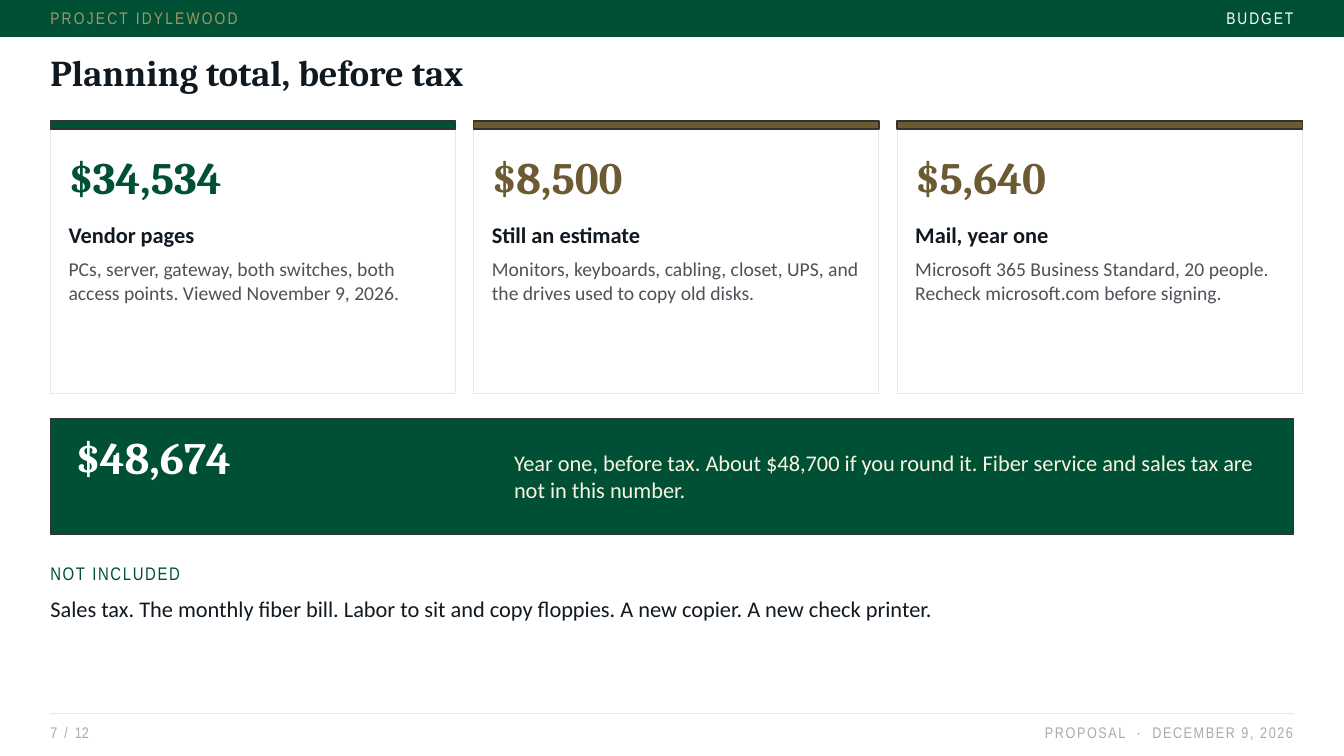
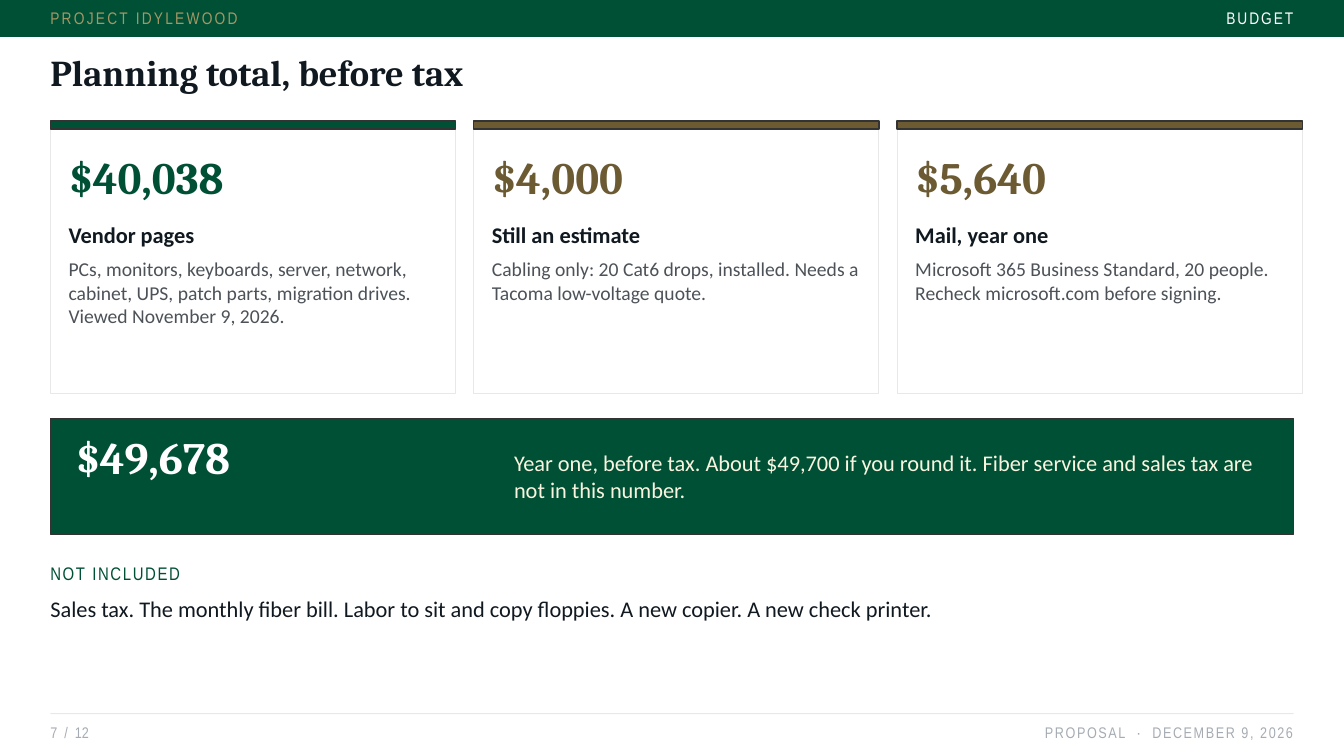
Before and after one commit to jxstjoeii/project-idylewood, a slide deck: slide 7 of slides/Project-Idylewood-Proposal.pptx. Drawn at 1344x756 pixels with LibreOffice and Linux fonts; fonts in the diff are those of the drawing. Boxes give left, top, right and bottom in pixels: in the first picture for what was removed or moved away, otherwise in the second. Text is boxed around its words. In the diff, an @@ line names an element or a change of style, - is before the commit and + after.

```diff
--- a/slides/Project-Idylewood-Proposal.pptx
+++ b/slides/Project-Idylewood-Proposal.pptx
@@ text at box(69, 160, 224, 200): text changed @@
-$34,534
+$40,038
@@ text at box(492, 160, 623, 200): text changed @@
-$8,500
+$4,000
@@ text at box(69, 262, 411, 326): text changed @@
-PCs, server, gateway, both switches, both access points. Viewed November 9, 2026.
+PCs, monitors, keyboards, server, network, cabinet, UPS, patch parts, migration drives. Viewed November 9, 2026.
@@ text at box(492, 262, 858, 304): text changed @@
-Monitors, keyboards, cabling, closet, UPS, and the drives used to copy old disks.
+Cabling only: 20 Cat6 drops, installed. Needs a Tacoma low-voltage quote.
@@ text at box(76, 440, 231, 480): text changed @@
-$48,674
+$49,678
@@ text at box(514, 455, 1252, 498): text changed @@
-Year one, before tax. About $48,700 if you round it. Fiber service and sales tax are not in this number.
+Year one, before tax. About $49,700 if you round it. Fiber service and sales tax are not in this number.
```
Also in this commit, not shown: 6 other slides changed, 5 other files.
